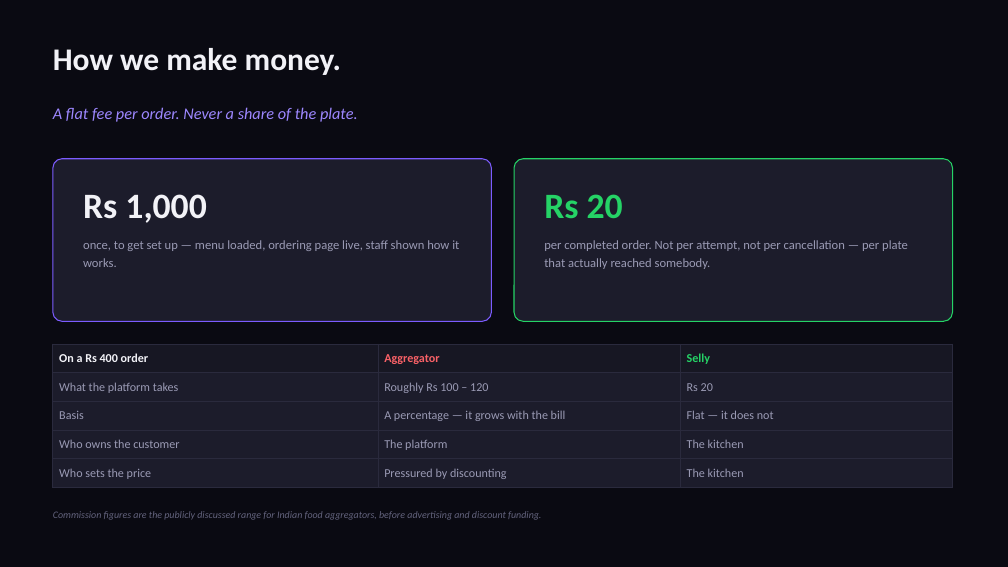
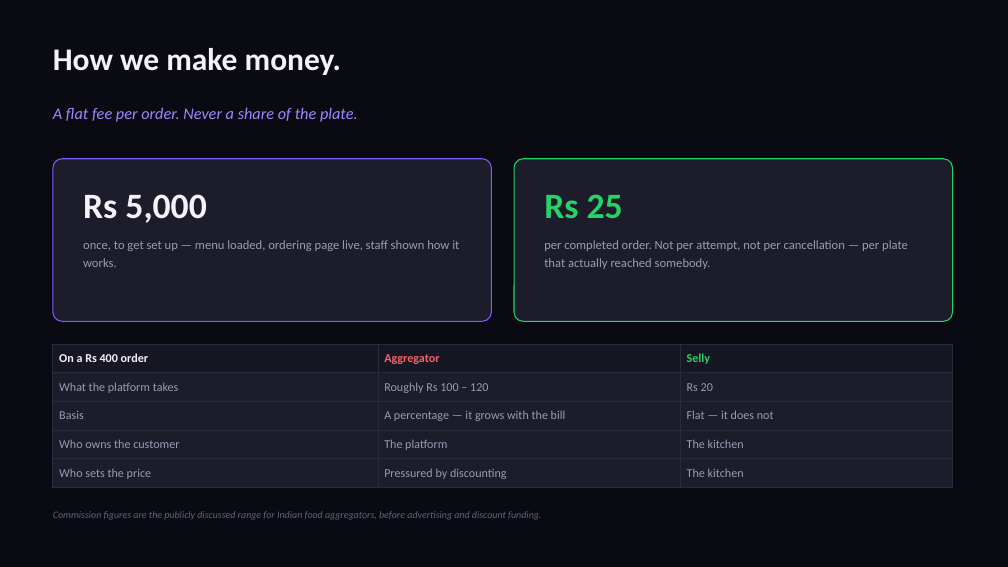
Before and after one commit to Edu124/selly-app, a slide deck: slide 9 of pitch/Selly-Investor-Deck.pptx. Drawn at 1008x567 pixels with LibreOffice and Linux fonts; fonts in the diff are those of the drawing. Boxes give left, top, right and bottom in pixels: in the first picture for what was removed or moved away, otherwise in the second. Text is boxed around its words. In the diff, an @@ line names an element or a change of style, - is before the commit and + after.

```diff
--- a/pitch/Selly-Investor-Deck.pptx
+++ b/pitch/Selly-Investor-Deck.pptx
@@ text at [83,194,206,223]: text changed @@
-Rs 1,000
+Rs 5,000
@@ text at [544,194,623,219]: text changed @@
-Rs 20
+Rs 25
```
Also in this commit, not shown: 1 other slide changed, 2 other files.
